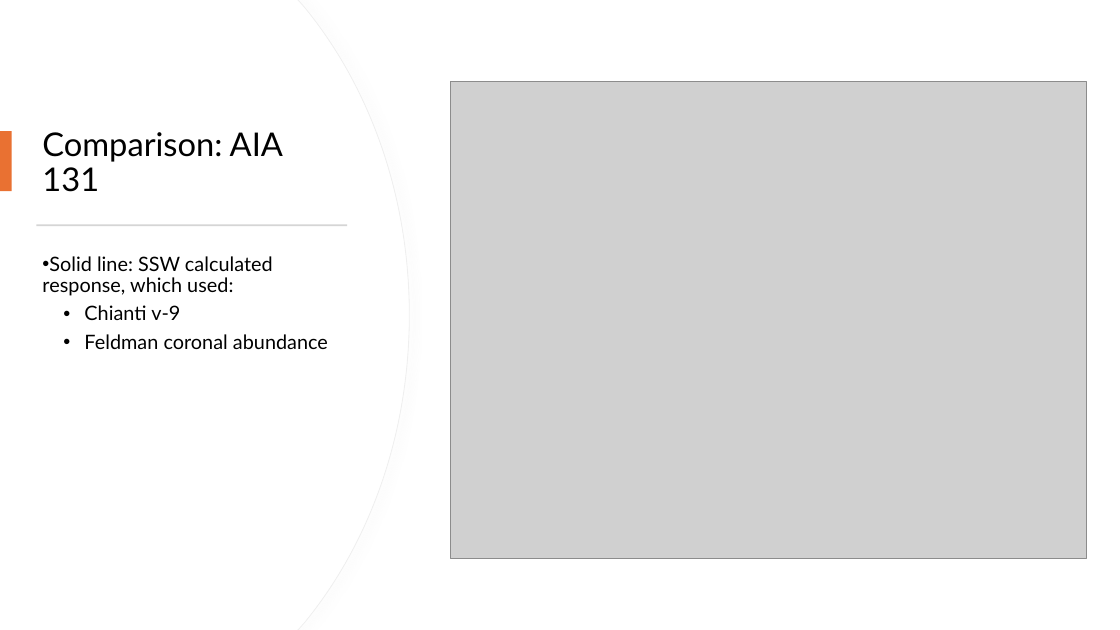
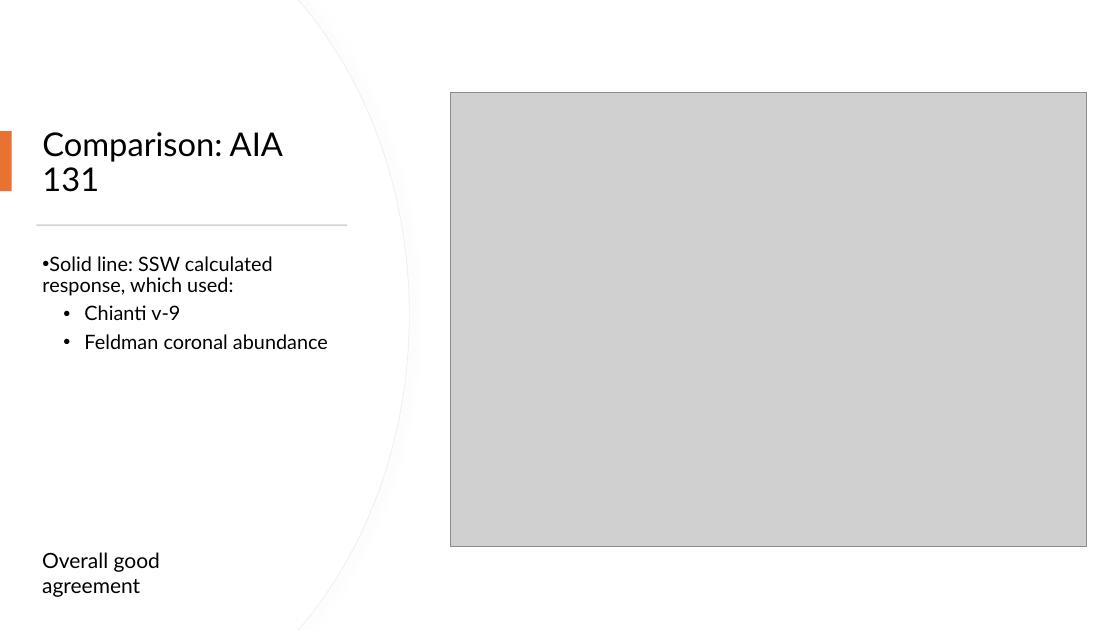
Before and after one commit to biswajitmb/Chianti_AIA_response, a slide deck: slide 3 of AIA_response_functions.pptx. Drawn at 1120x630 pixels with LibreOffice and Linux fonts; fonts in the diff are those of the drawing; grey boxes stand for pictures. Boxes give left, top, right and bottom in pixels: in the first picture for what was removed or moved away, otherwise in the second. Text is boxed around its words. In the diff, an @@ line names an element or a change of style, - is before the commit and + after.

```diff
--- a/AIA_response_functions.pptx
+++ b/AIA_response_functions.pptx
@@ picture: place and size @@
-picture at (450,82,1086,559)
+picture at (450,92,1086,547)
@@ text added at (42,552,160,597), 18 pt, text #000000 @@
+Overall good agreement
```
Also in this commit, not shown: 7 other slides changed, 19 other files.
